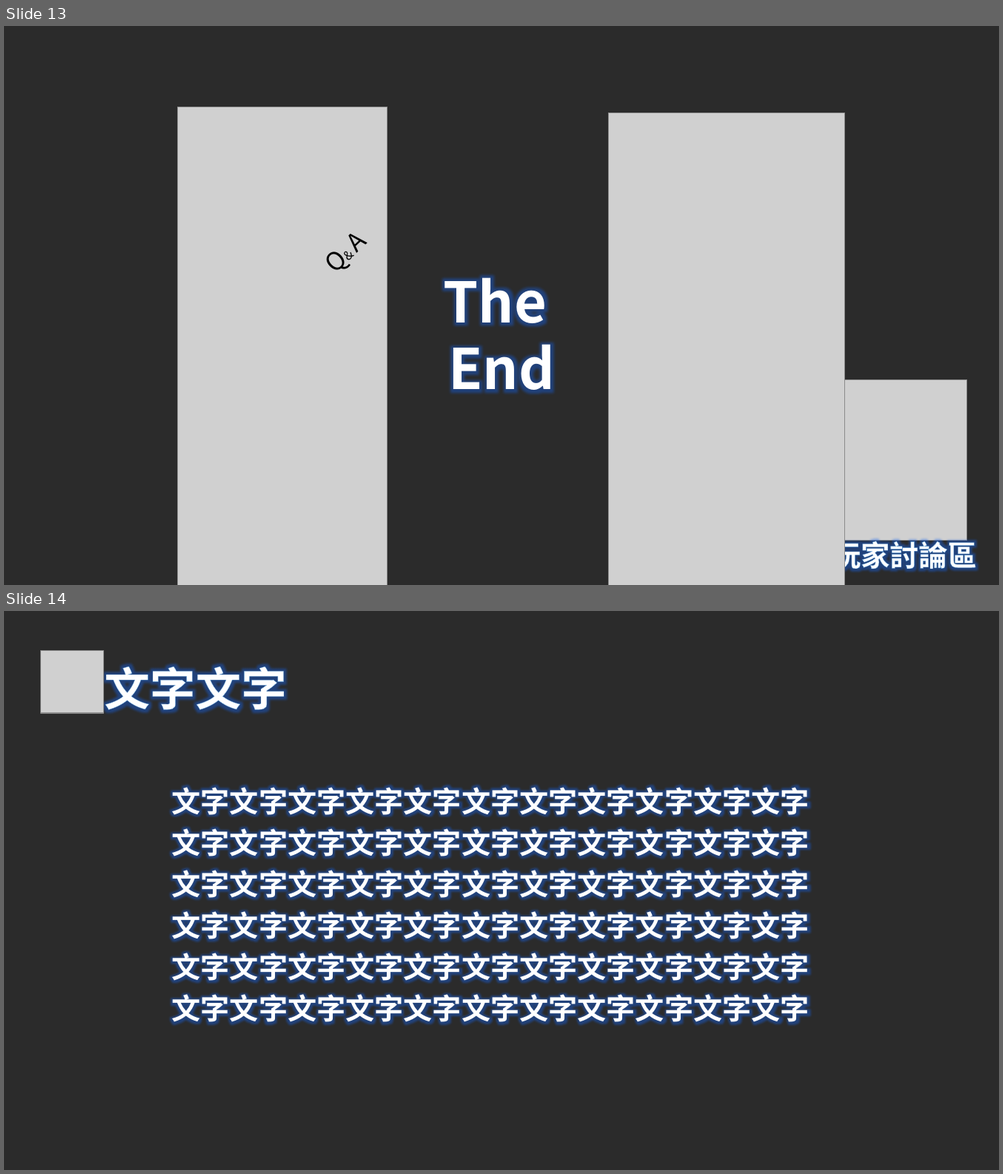
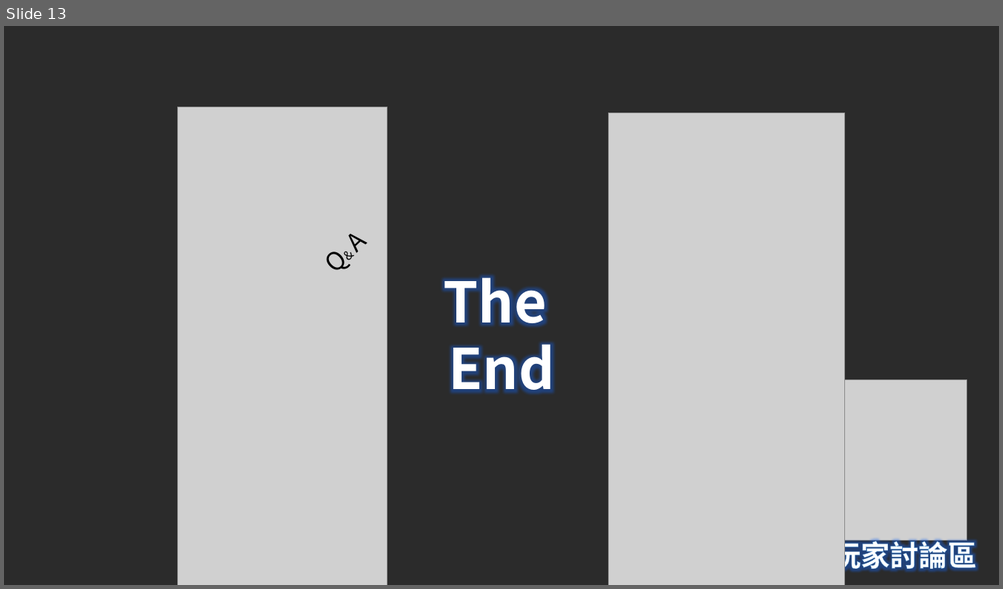
Before and after one commit to DJSBTimTW/DJSBTimTW-python_selenium, a slide deck: GC遊戲後台分析爬蟲 (1).pptx. Shown one above the other, each under a label of ours: slides 13 and 14 before the commit, slide 13 after it. The pictures are 1003x1174 and 1003x589 pixels, drawn with LibreOffice and Linux fonts; fonts in the diff are those of the drawing; grey boxes stand for pictures; background and template pictures are left out; a plain dark background stands for a picture behind light text. Boxes give left, top, right and bottom in pixels: in the first picture for what was removed or moved away, otherwise in the second. Text is boxed around its words. In the diff, an @@ line names an element or a change of style, - is before the commit and + after.

```diff
--- a/GC遊戲後台分析爬蟲 (1).pptx
+++ b/GC遊戲後台分析爬蟲 (1).pptx
@@ slide 14 removed at (4,611,999,1170), background picture (left out) @@
@@ picture removed at (40,650,103,713) @@
@@ text removed at (104,659,287,718) @@
-文字文字
@@ text removed at (172,783,809,1028) @@
-文字文字文字文字文字文字文字文字文字文字文字文字文字文字文字文字文字文字文字文字文字文字文字文字文字文字文字文字文字文字文字文字文字文字文字文字文字文字文字文字文字文字文字文字文字文字文字文字文字文字文字文字文字文字文字文字文字文字文字文字文字文字文字文字文字文字
```
Also in this commit, not shown: 3 slides changed, 2 other slides removed, 1 other file.
